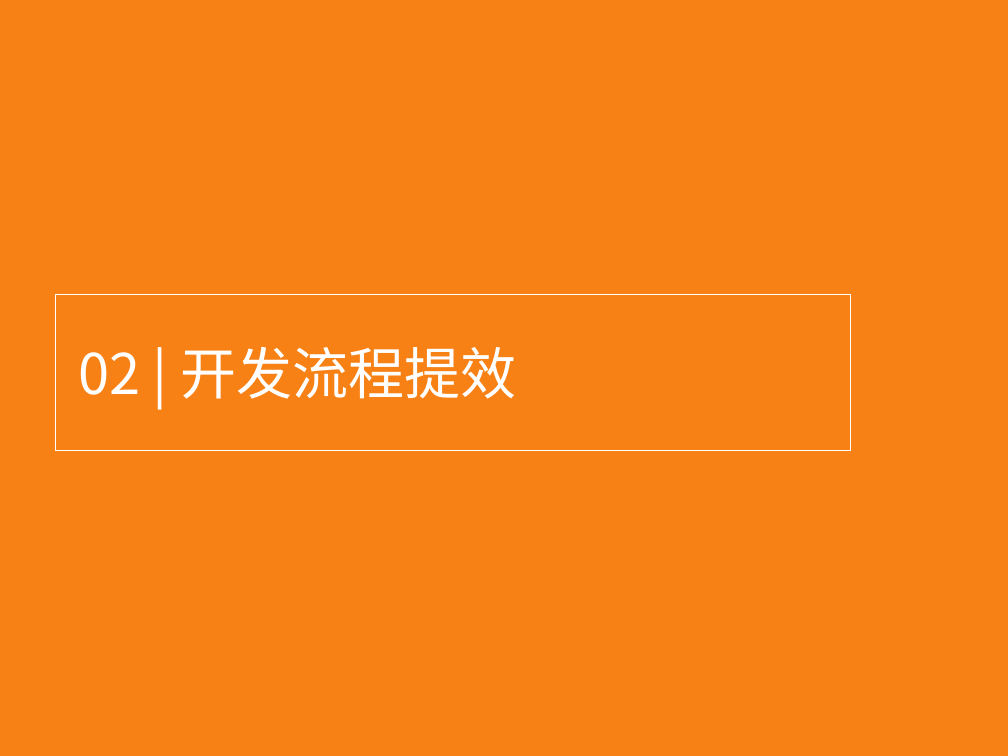
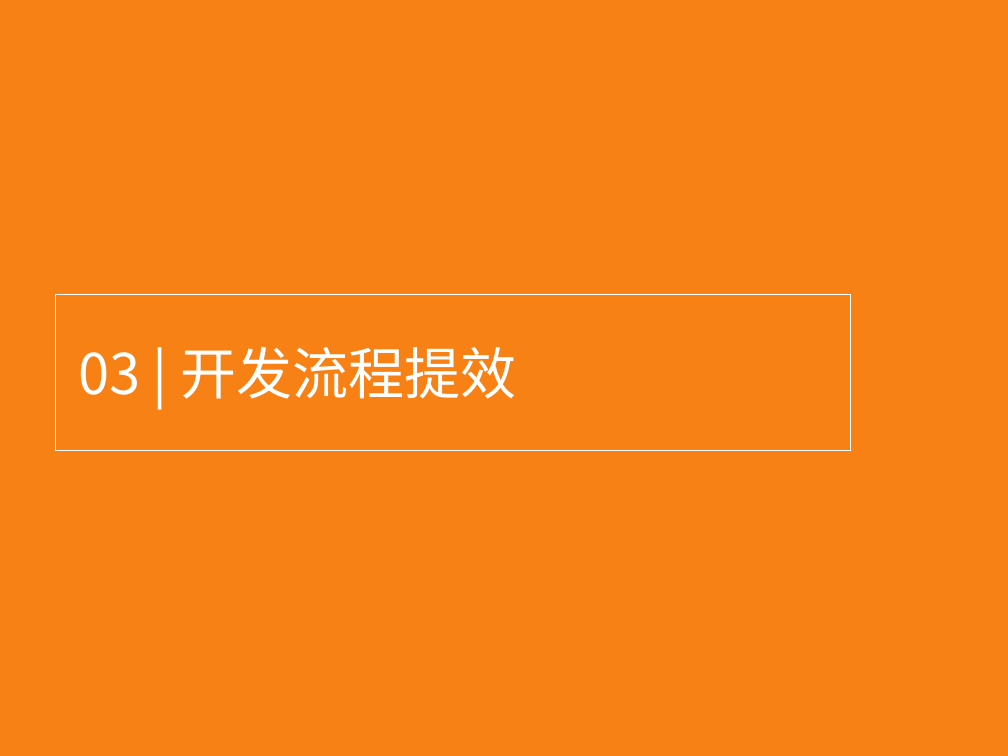
Before and after one commit to Geph0rce/Demo, a slide deck: slide 30 of documents/钱杰_2019年度总结述职报告.pptx (slide 22 before the commit). Drawn at 1008x756 pixels with LibreOffice and Linux fonts; fonts in the diff are those of the drawing. Boxes give left, top, right and bottom in pixels: in the first picture for what was removed or moved away, otherwise in the second. Text is boxed around its words. In the diff, an @@ line names an element or a change of style, - is before the commit and + after.

```diff
--- a/documents/钱杰_2019年度总结述职报告.pptx
+++ b/documents/钱杰_2019年度总结述职报告.pptx
@@ text in rectangle at box(78, 347, 516, 399): text changed @@
-02 | 开发流程提效
+03 | 开发流程提效
```
Also in this commit, not shown: 3 other slides changed, 8 slides added, 1 other file.
